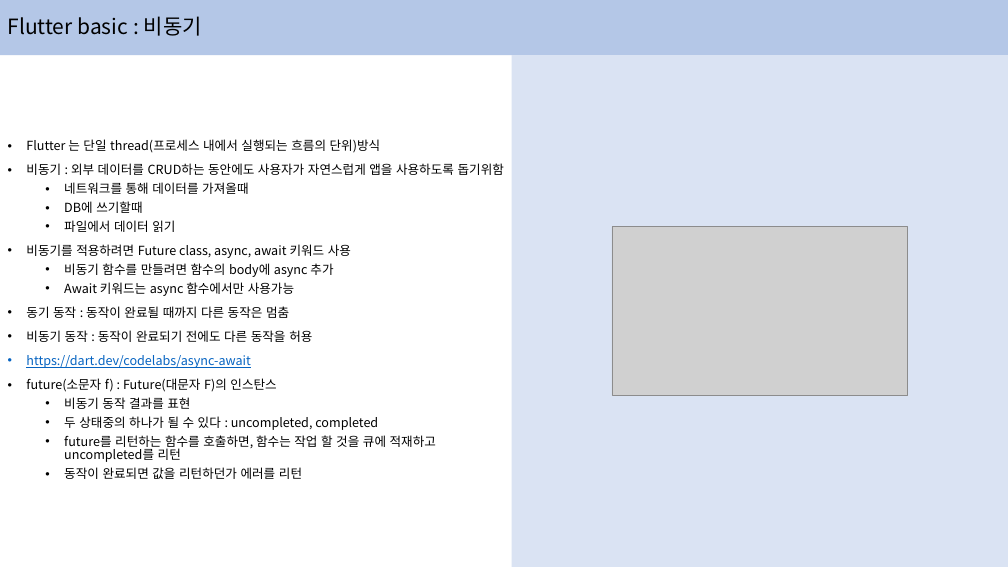
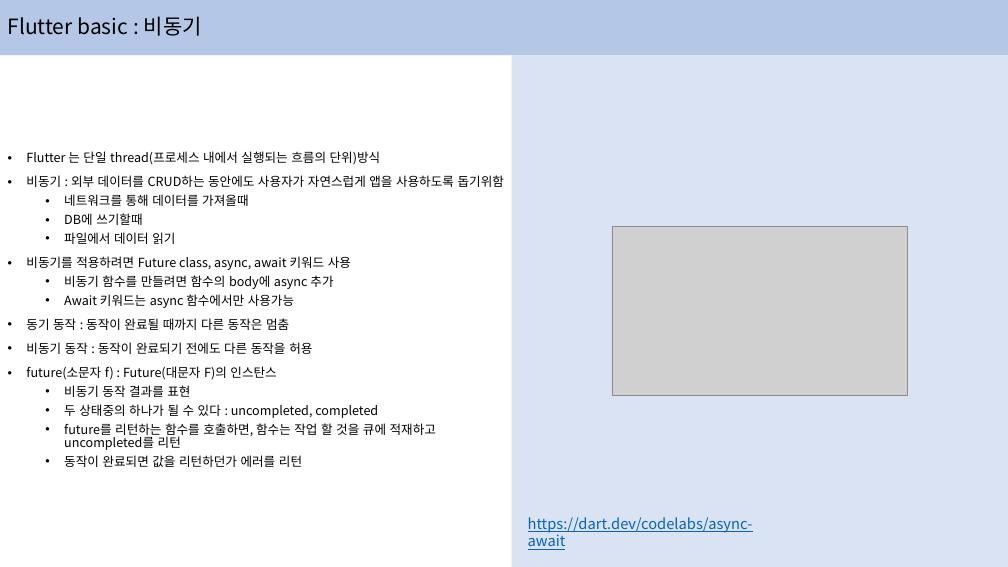
Before and after one commit to hongjaikim/lecture, a slide deck: slide 33 of flutter/Google_Flutter_-2.pptx (slide 28 before the commit). Drawn at 1008x567 pixels with LibreOffice and Linux fonts; fonts in the diff are those of the drawing; grey boxes stand for pictures. Boxes give left, top, right and bottom in pixels: in the first picture for what was removed or moved away, otherwise in the second. Text is boxed around its words. In the diff, an @@ line names an element or a change of style, - is before the commit and + after.

```diff
--- a/flutter/Google_Flutter_-2.pptx
+++ b/flutter/Google_Flutter_-2.pptx
@@ text at bbox=[26, 355, 250, 368]: paragraph removed @@
-• https://dart.dev/codelabs/async-await
@@ text added at bbox=[528, 517, 753, 550], 14 pt, text #0563C1, underline @@
+https://dart.dev/codelabs/async-await
```
Also in this commit, not shown: 25 other slides changed, 6 slides added, 3 other files.
